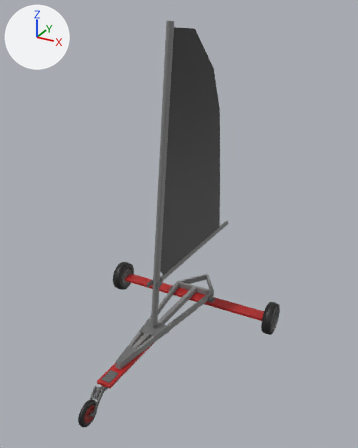
An edit to the COLLADA model resources/objects/red-piper/red-piper.dae, drawn before and after from the same camera.
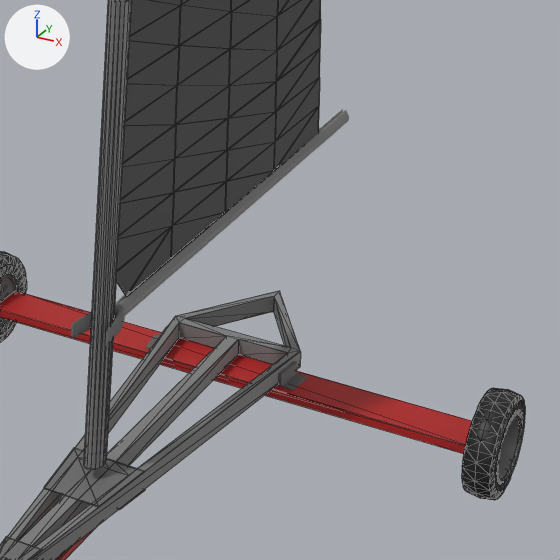
There are two pictures of each version: one whole from a 50 mm lens placed at (4.62, -7.96, 6.26), pointed at (0.3, -0.1, 2.33), one close up on the part from 35% to 81% of the width and 42% to 79% of the height. The axes (+X, +Y, +Z) are drawn at upper left. The lights are the same throughout. The close-ups show mesh edges as thin lines.

In view in the first close-up: 'Achterloper', 'Band.001', 'Band.002', 'Body', 'Giek', 'Giek staal', 'Mast', 'Steunplaat-midboven', 'Steunplaat-voorboven', 'Velg', 'Zeil'.
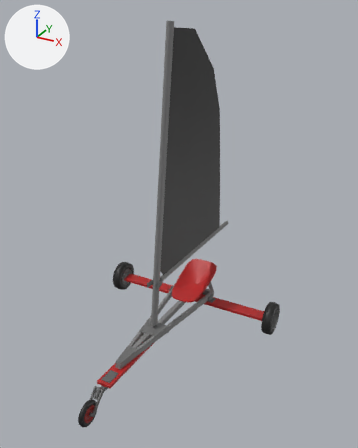
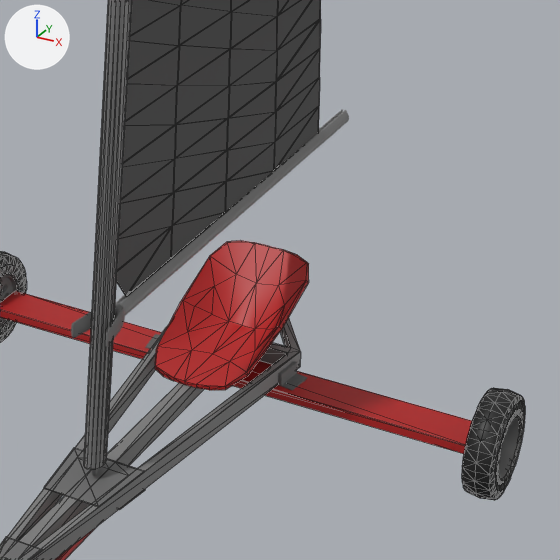
Commit message: Seats on pipers

Diff of the bpy script that builds the scene:
```diff
--- a/resources/objects/red-piper/red-piper.dae.py
+++ b/resources/objects/red-piper/red-piper.dae.py
@@ me_plane @@
+me_plane.from_pydata(...)  # 74 vertices, 144 faces; spans x -0.392..0.392, y 0.497..1.769, z 0.125..0.589
+me_plane.materials.append(mat_duvel)  # picture img_red_piper_diffuse_png
@@ ob_seat @@
+ob_seat = bpy.data.objects.new('Seat', me_plane)
+ob_seat.location = (0.0, 0.005, 0.0)
```

Changed parts and their boxes [x1, y1, x2, y2] in the close-ups (560 x 560 px):
'Seat', added (red): after [155, 240, 309, 390]
